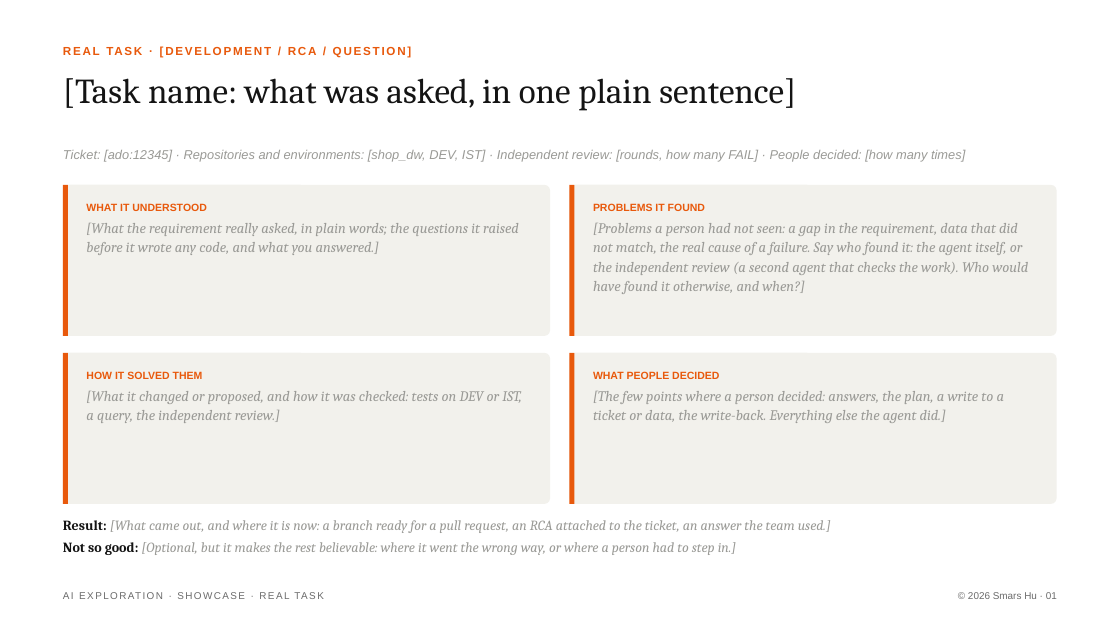
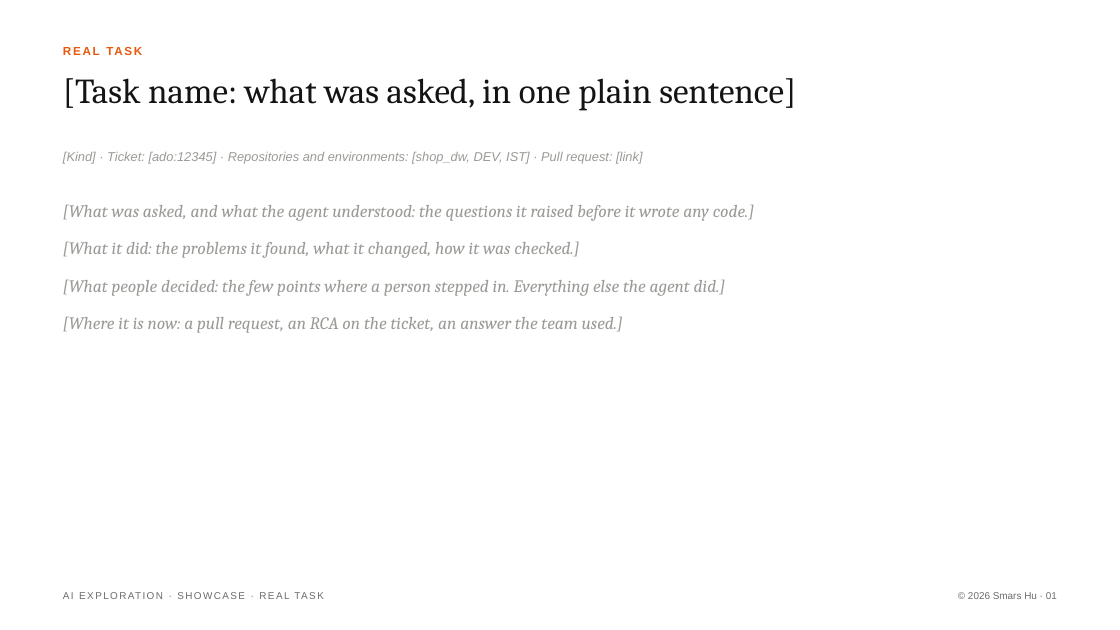
Before and after one commit to Smars-Bin-Hu/ai-exploration, a slide deck: slide 1 of Showcase/Real Tasks/_template/Real task template.pptx. Drawn at 1120x630 pixels with LibreOffice and Linux fonts; fonts in the diff are those of the drawing. Boxes give left, top, right and bottom in pixels: in the first picture for what was removed or moved away, otherwise in the second. Text is boxed around its words. In the diff, an @@ line names an element or a change of style, - is before the commit and + after.

```diff
--- a/Showcase/Real Tasks/_template/Real task template.pptx
+++ b/Showcase/Real Tasks/_template/Real task template.pptx
@@ text at box(63, 42, 1054, 67): text changed @@
-REAL TASK · [DEVELOPMENT / RCA / QUESTION]
+REAL TASK
@@ text at box(63, 152, 642, 164): text changed @@
-Ticket: [ado:12345] · Repositories and environments: [shop_dw, DEV, IST] · Independent review: [rounds, how many FAIL] · People decided: [how many times]
+[Kind] · Ticket: [ado:12345] · Repositories and environments: [shop_dw, DEV, IST] · Pull request: [link]
@@ rounded rectangle removed at box(63, 185, 550, 336) @@
@@ rectangle removed at box(63, 185, 68, 336) @@
@@ text added at box(63, 204, 754, 333), 15 pt, text #9A9A96, italic @@
+[What was asked, and what the agent understood: the questions it raised before it wrote any code.]
+[What it did: the problems it found, what it changed, how it was checked.]
+[What people decided: the few points where a person stepped in. Everything else the agent did.]
+[Where it is now: a pull request, an RCA on the ticket, an answer the team used.]
@@ text removed at box(86, 203, 519, 255) @@
-WHAT IT UNDERSTOOD
-[What the requirement really asked, in plain words; the questions it raised before it wrote any code, and what you answered.]
@@ rounded rectangle removed at box(570, 185, 1057, 336) @@
@@ rectangle removed at box(570, 185, 575, 336) @@
@@ text removed at box(593, 203, 1028, 294) @@
-PROBLEMS IT FOUND
-[Problems a person had not seen: a gap in the requirement, data that did not match, the real cause of a failure. Say who found it: the agent itself, or the independent review (a second agent that checks the work). Who would have found it otherwise, and when?]
@@ rounded rectangle removed at box(63, 353, 550, 504) @@
@@ rectangle removed at box(63, 353, 68, 504) @@
@@ rounded rectangle removed at box(570, 353, 1057, 504) @@
@@ rectangle removed at box(570, 353, 575, 504) @@
@@ text removed at box(86, 371, 522, 423) @@
-HOW IT SOLVED THEM
-[What it changed or proposed, and how it was checked: tests on DEV or IST, a query, the independent review.]
@@ text removed at box(593, 371, 1005, 423) @@
-WHAT PEOPLE DECIDED
-[The few points where a person decided: answers, the plan, a write to a ticket or data, the write-back. Everything else the agent did.]
@@ text removed at box(63, 520, 831, 555) @@
-Result: [What came out, and where it is now: a branch ready for a pull request, an RCA attached to the ticket, an answer the team used.]
-Not so good: [Optional, but it makes the rest believable: where it went the wrong way, or where a person had to step in.]
```
Also in this commit, not shown: 2 other slides changed, 53 other files.
